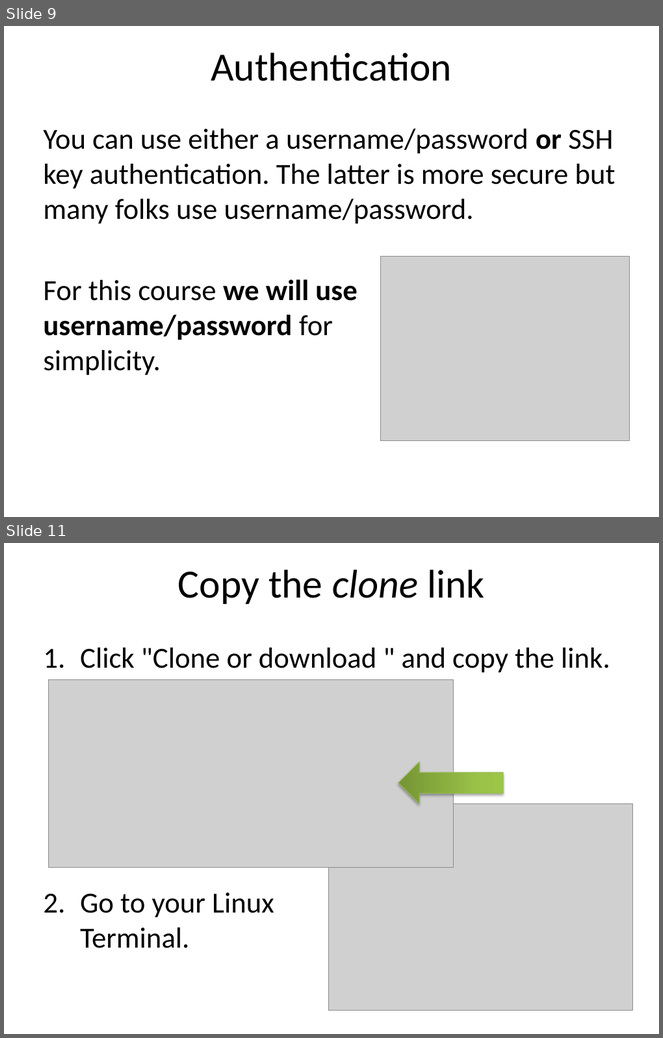
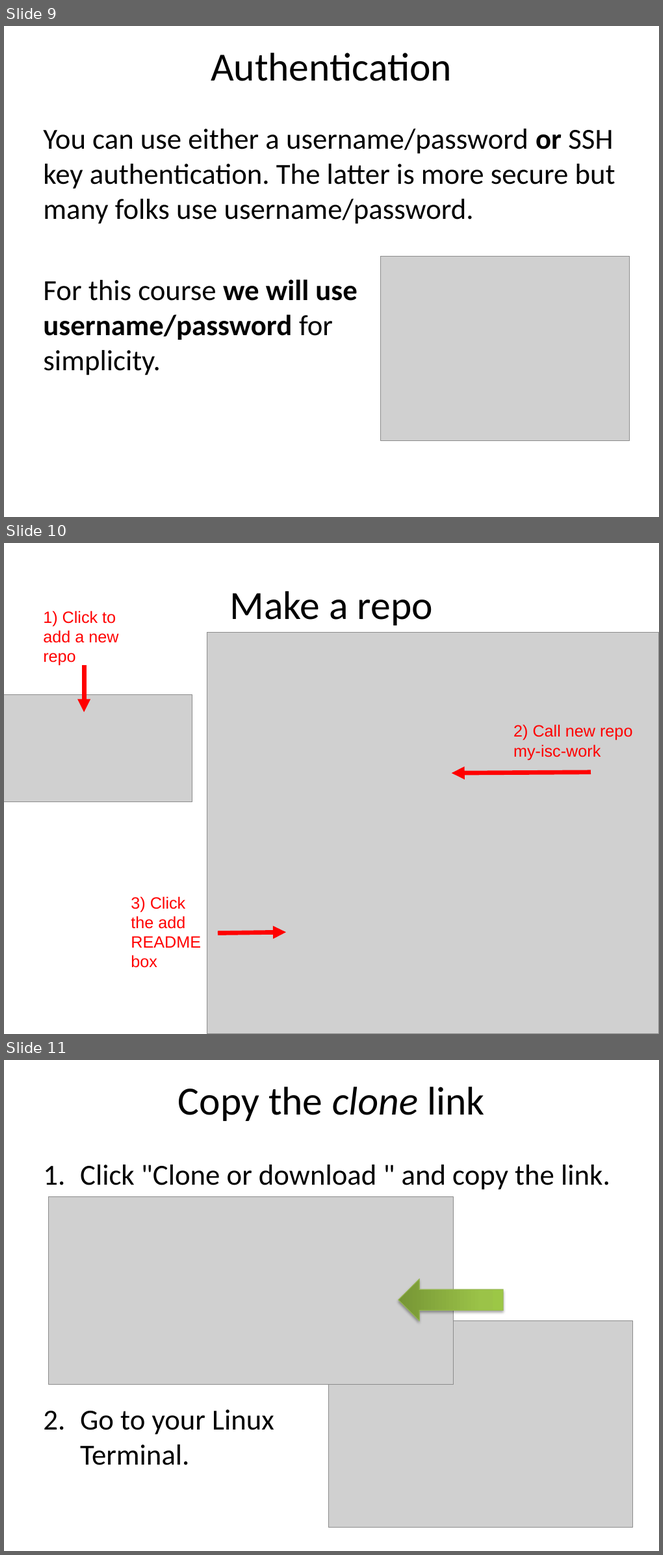
Before and after one commit to ncasuk/ncas-isc, a slide deck: shell/presentations/01_git1.pptx. Shown one above the other, each under a label of ours: slides 9 and 11 before the commit, slides 9, 10 and 11 after it; the slides between them are not shown. The pictures are 663x1038 and 663x1555 pixels, drawn with LibreOffice and Linux fonts; fonts in the diff are those of the drawing; grey boxes stand for pictures; background and template pictures are left out. Boxes give left, top, right and bottom in pixels: in the first picture for what was removed or moved away, otherwise in the second. Text is boxed around its words. In the diff, an @@ line names an element or a change of style, - is before the commit and + after.

```diff
--- a/shell/presentations/01_git1.pptx
+++ b/shell/presentations/01_git1.pptx
@@ slide 10 added at bbox=[4, 543, 659, 1034], background #FFFFFF @@
@@ title added at bbox=[230, 591, 433, 626], 44 pt, text #000000 @@
+Make a repo
@@ text added at bbox=[43, 611, 118, 666], 18 pt, text #FF0000 @@
+1) Click to add a new repo
@@ picture added at bbox=[207, 632, 659, 1034] @@
@@ arrow added from (84, 665) to (84, 712), #FF0000 4.75 pt @@
@@ picture added at bbox=[4, 695, 192, 802] @@
@@ text added at bbox=[514, 724, 633, 760], 18 pt, text #FF0000 @@
+2) Call new repo my-isc-work
@@ arrow added from (591, 772) to (451, 773), #FF0000 4.75 pt @@
@@ text added at bbox=[131, 897, 201, 968], 18 pt, text #FF0000 @@
+3) Click the add README box
@@ arrow added from (218, 934) to (286, 932), #FF0000 4.75 pt @@
```
Also in this commit, not shown: 2 slides changed, 2 other slides added, 1 slide removed.
